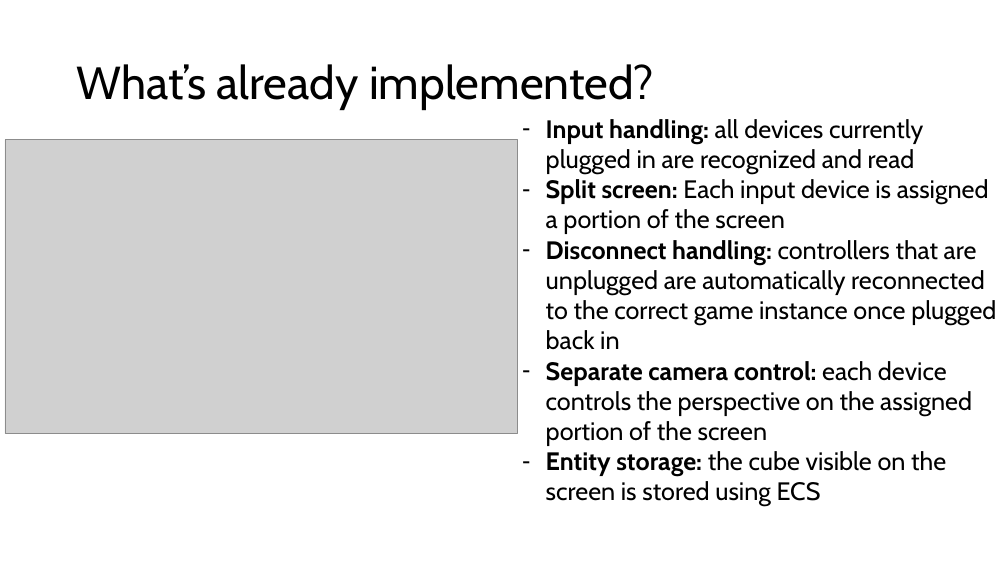
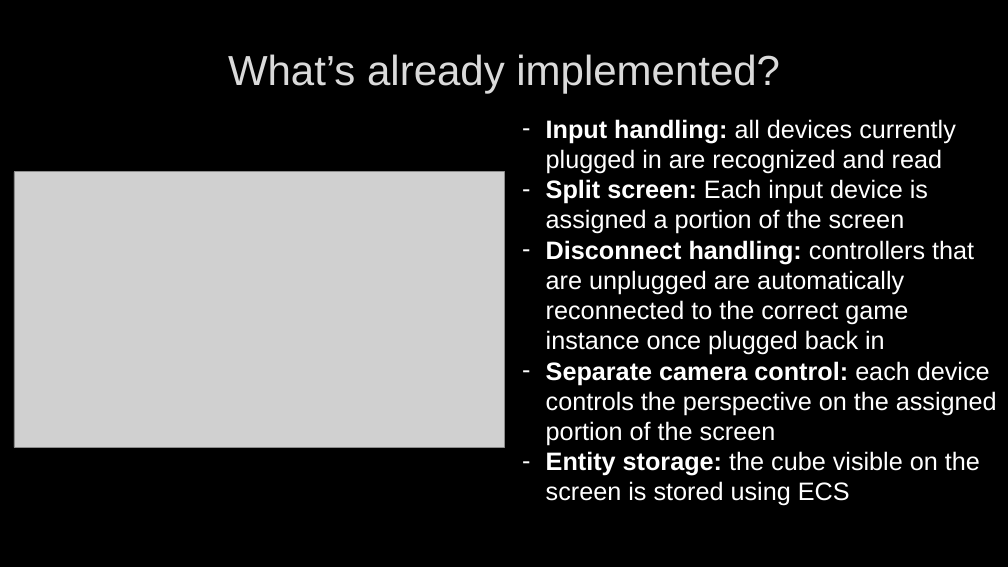
Before and after one commit to Henry-Frodsham/RTS-LCM-Game, a slide deck: slide 6 of documents/Henry Frodsham FYP.pptx (slide 5 before the commit). Drawn at 1008x567 pixels with LibreOffice and Linux fonts; fonts in the diff are those of the drawing; grey boxes stand for pictures; background and template pictures are left out. Boxes give left, top, right and bottom in pixels: in the first picture for what was removed or moved away, otherwise in the second. Text is boxed around its words. In the diff, an @@ line names an element or a change of style, - is before the commit and + after.

Commit message:
final pptx version, mouse sensitivity scaled with controller sensitivity

```diff
--- a/documents/Henry Frodsham FYP.pptx
+++ b/documents/Henry Frodsham FYP.pptx
@@ background #FFFFFF to picture (left out) @@
@@ title "What’s already implemented?" at (x1=228, y1=54, x2=780, y2=94): size 44 to 40 pt, font Cabin to Arial, text colour #000000 to #DADADA, letter outline none to #404040 0.75 pt; alignment left to centre; line spacing 0.9 to 1 @@
@@ text "Input handling: all devices currently ..." at (x1=546, y1=119, x2=997, y2=506): font Cabin to Arial, text colour #000000 to #FFFFFF @@
@@ picture resized from (x1=5, y1=140, x2=517, y2=434) to (x1=14, y1=172, x2=504, y2=448) @@
```
Also in this commit, not shown: 9 other slides changed, 4 slides added, 2 slides removed, 5 other files.
